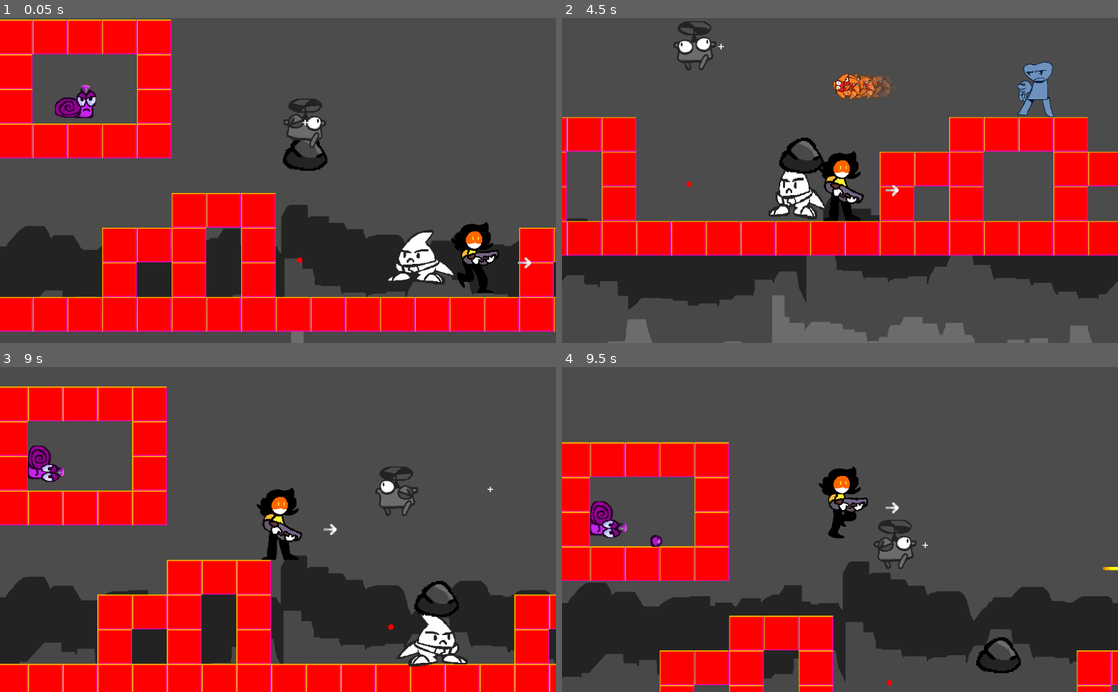
Above: before the commit, frames 1-4 (two rows, left to right).
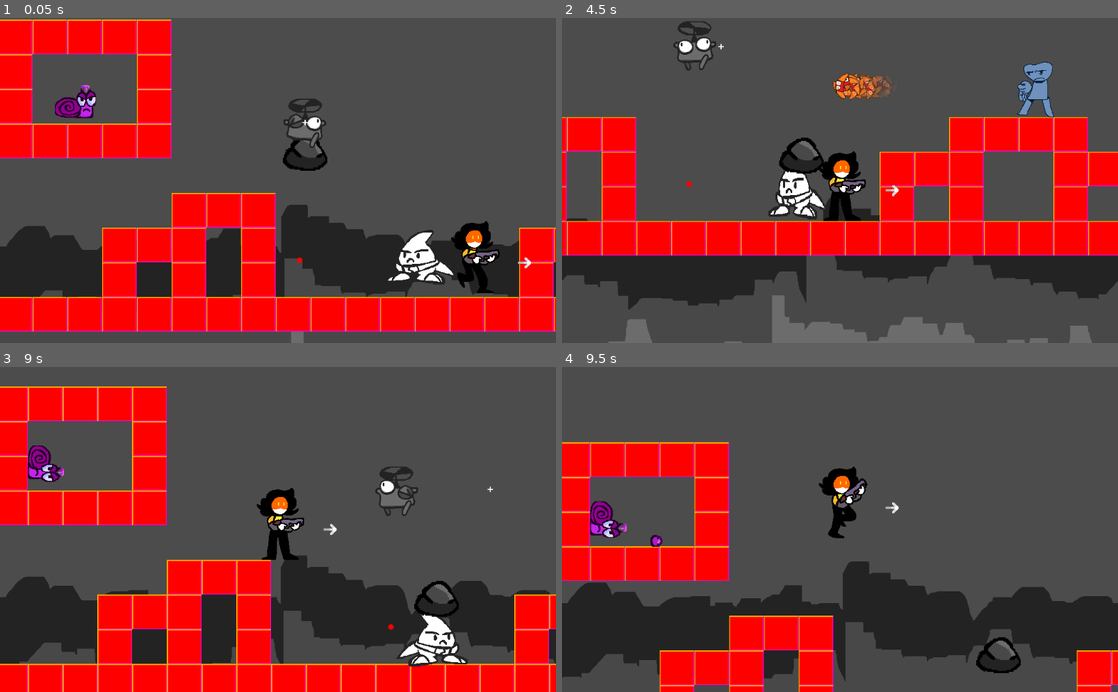
Above: after the commit, the same moments.

Repository: loopies2600/Sillarium
Game: Godot game, scene res://scenes/Levels/Test/TestScene.tscn
Same seed, same stepped clock (60 frames per second), same inputs: the game is played once before the commit and once after it. This scene is started directly instead of the project's main scene.
Inputs:
- Up to frame 1 (0.05 s): no input
- Up to frame 2 (4.5 s): hold C (input_hold) 0.53-1.28 s; tap Up (jump) at 0.77, 1.52, 3.02, 3.77 s; tap S (look_down) at 1.35 s; hold A (look_left) 2.03-2.78 s; tap D (look_right) at 2.85 s; hold W (look_up) 3.53-4.28 s; tap Down (shoot) at 4.35 s
- Up to frame 3 (9 s): tap Up (jump) at 4.52, 6.02, 6.77, 7.52 s; hold C (input_hold) 5.03-5.78 s; tap S (look_down) at 5.85 s; hold A (look_left) 6.53-7.28 s; tap D (look_right) at 7.35 s; hold W (look_up) 8.03-8.78 s; tap Down (shoot) at 8.85 s
- Up to frame 4 (9.5 s): tap Up (jump) at 9.02 s

The runs differ from the first frame. In frame 1, 0.2% of the frame differs, in the area x 81-90%, y 62-77%; in frame 2, 0.4%; in frame 3, 0.4%; in frame 4, 1.0%, in the area x 47-100%, y 34-99%.

Commit message:
nueva anim

Diff:
--- a/scenes/player/Player.tscn
+++ b/scenes/player/Player.tscn
@@ -142,10 +142,10 @@
 tracks/0/imported = false
 tracks/0/enabled = true
 tracks/0/keys = {
-"times": PoolRealArray( 0, 0.1, 0.2, 0.4, 0.5, 0.7 ),
-"transitions": PoolRealArray( 1, 1, 1, 1, 1, 1 ),
-"update": 0,
-"values": [ 0.0, 40.0, -40.0, -38.0, 10.0, 0.0 ]
+"times": PoolRealArray( 0, 0.2, 0.3, 0.6, 0.7 ),
+"transitions": PoolRealArray( 1, 1, 1, 1, 1 ),
+"update": 0,
+"values": [ 0.0, 0.0, -40.0, -38.0, 0.0 ]
 }
 tracks/1/type = "method"
 tracks/1/path = NodePath("..")
@@ -174,7 +174,7 @@
 "times": PoolRealArray( 0, 0.2, 0.3, 0.7 ),
 "transitions": PoolRealArray( 1, 1, 1, 1 ),
 "update": 0,
-"values": [ Vector2( 1, 1 ), Vector2( 1.2, 1.2 ), Vector2( 1.3, 1.3 ), Vector2( 1, 1 ) ]
+"values": [ Vector2( 1, 1 ), Vector2( 1, 1 ), Vector2( 1.3, 1.3 ), Vector2( 1, 1 ) ]
 }
 
 [sub_resource type="RectangleShape2D" id=7]
@@ -200,7 +200,6 @@
 [node name="debug_hold" type="AnimatedSprite" parent="Graphics/Debug"]
 scale = Vector2( 0.5, 0.5 )
 frames = SubResource( 1 )
-frame = 1
 playing = true
 offset = Vector2( 0, -192 )
 
@@ -211,12 +210,12 @@
 offset = Vector2( 0, 6 )
 
 [node name="Head" type="Sprite" parent="Graphics/Body"]
-position = Vector2( 0, -38.4763 )
+position = Vector2( 0, -40 )
 texture = ExtResource( 10 )
 offset = Vector2( 0, -10 )
 
 [node name="Arms" type="AnimatedSprite" parent="Graphics/Body"]
-position = Vector2( -5.30474, -23.3905 )
+position = Vector2( -5, -24 )
 z_index = 1
 z_as_relative = false
 frames = SubResource( 3 )
--- a/scenes/player/PlayerController.gd
+++ b/scenes/player/PlayerController.gd
@@ -172,7 +172,7 @@
 func Shoot():
 	cooldownIsOver = false
 	var newBullet = bullet.instance()
-	newBullet.global_position = global_position
+	newBullet.global_position = global_position + Vector2(32, -16)
 	newBullet.rotation = deg2rad(fireAngle)
 	newBullet.z_index = arms.z_index - 1
 	get_tree().get_root().add_child(newBullet)
Binary file changed: sprites/debug/debug_hold.png
